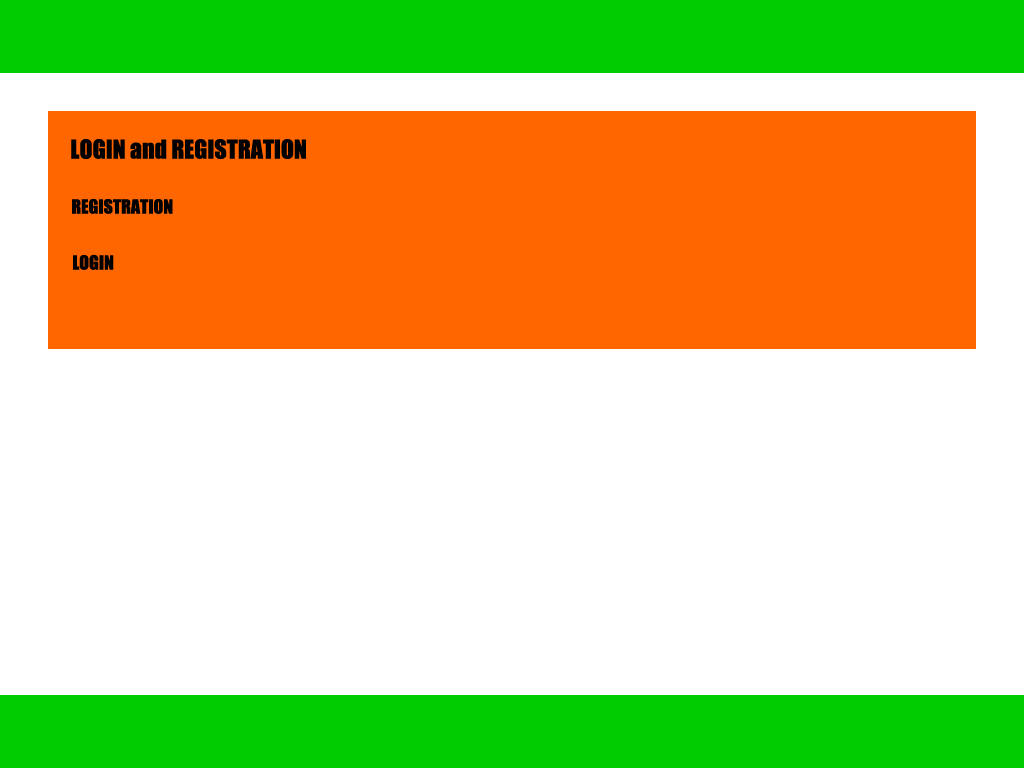
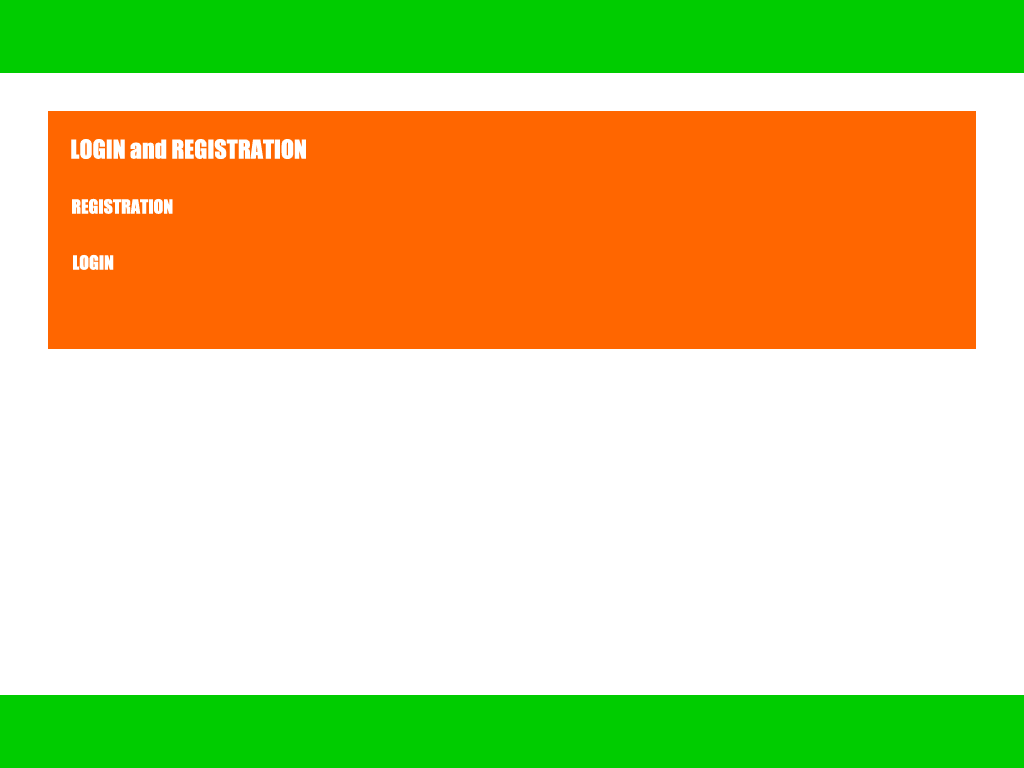
Layers edited between the first and the second 1024 x 768 image:
added group "Group 1" with 4 layers above "home_slot" over [71, 139, 306, 270]
moved "LOGIN and REGISTRATION" into group "Group 1", painted on it over [71, 139, 306, 159]
moved "REGISTRATION" into group "Group 1", painted on it over [72, 198, 173, 214]
moved "LOGIN" into group "Group 1", painted on it over [73, 254, 114, 270]
moved "Layer 5" into group "Group 1" over [71, 139, 306, 270]
